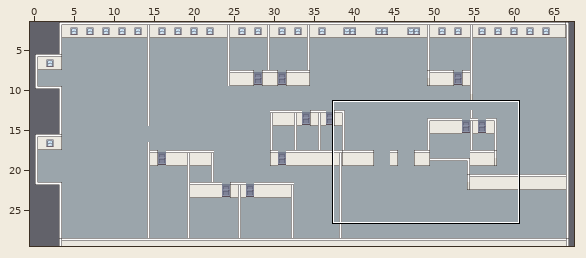
A Tiled map gets an edit: maps/office_floor_14/floor_14.tmx. Above: a wide view before the commit, with the close-up outlined.
Close-up. As it was:
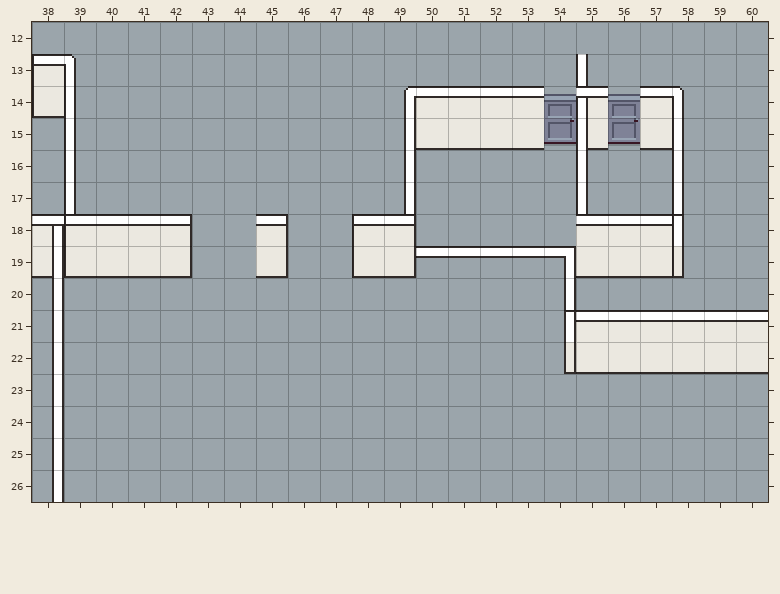
Cells are 32x32 px. Shown: x 38..60, y 12..26.
Now the later version:
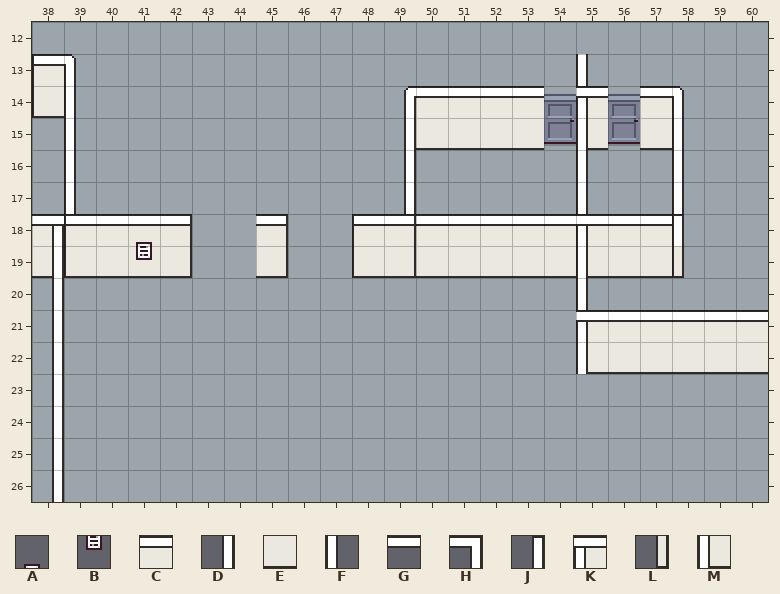
Key: from "office_32px": A 398, B 414; from "walls": C 18, D 49, E 50, F 53, G 82, H 86, J 128, K 134, L 160, M 214.
_ is an empty cell.
Change:
Layer "Ventanas-Paredes-Puertas":
y 18: x 50..55 _____C -> CCCCCK
y 19: x 50..55 GGGGHE -> EEEEEM
y 20: x 54..55 D_ -> _F
y 21: x 54..55 JC -> _K
y 22: x 54..55 LE -> _M
Layer "Adornos-no-solidos":
y 18: x 41 _ -> A
y 19: x 41 _ -> B
Pixel boxes of the changes (left, top, right, bottom) in both close-ups:
added: (136, 242, 152, 260)
changed: (416, 214, 588, 374)
